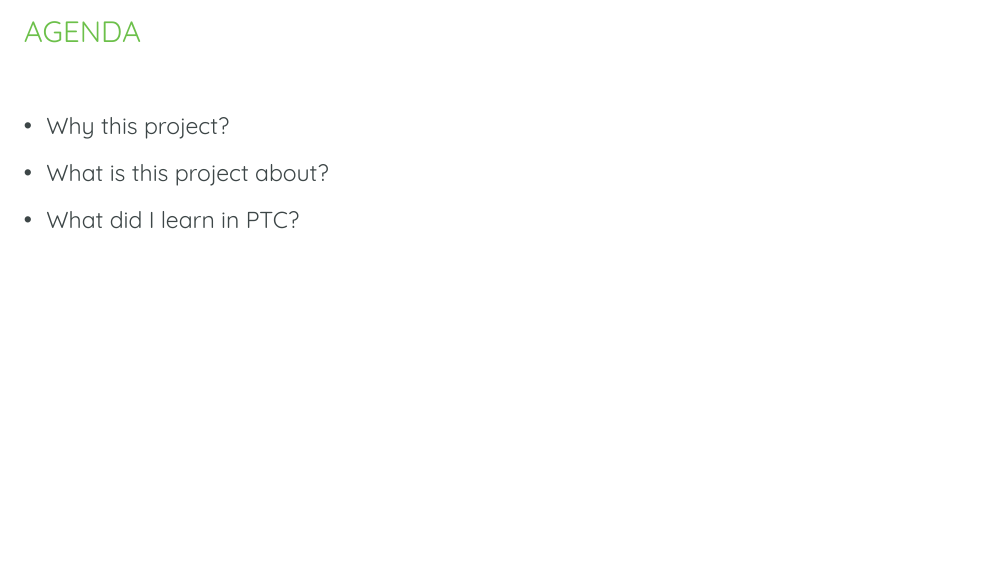
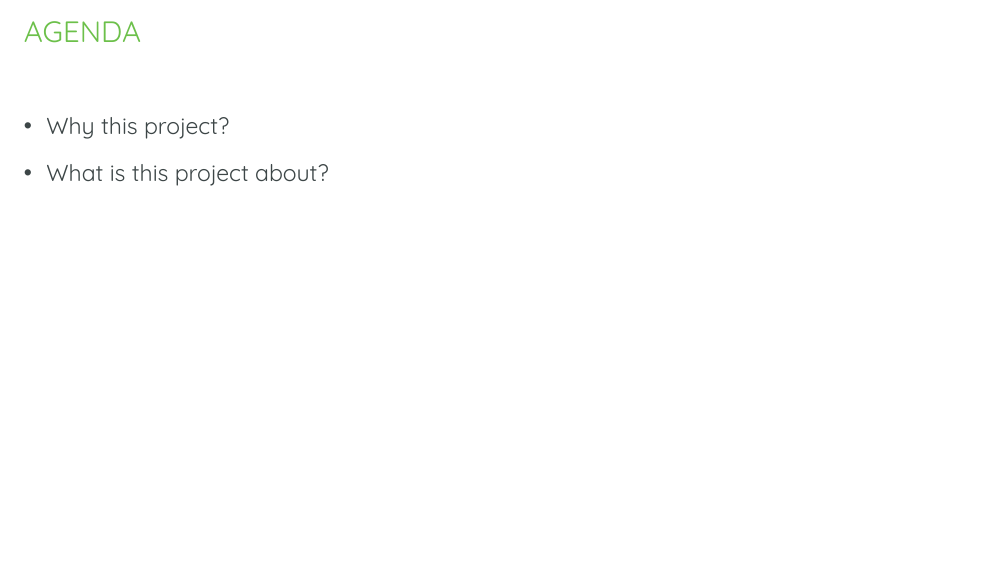
Before and after one commit to gkalidas/Python, a slide deck: slide 2 of MCS_project_sem_III/python_project.pptx. Drawn at 1008x567 pixels with LibreOffice and Linux fonts; fonts in the diff are those of the drawing; background and template pictures are left out. Boxes give left, top, right and bottom in pixels: in the first picture for what was removed or moved away, otherwise in the second. Text is boxed around its words. In the diff, an @@ line names an element or a change of style, - is before the commit and + after.

```diff
--- a/MCS_project_sem_III/python_project.pptx
+++ b/MCS_project_sem_III/python_project.pptx
@@ text at (46,211,299,229): paragraph removed @@
-• What did I learn in PTC?
```
Also in this commit, not shown: 1 other slide changed, 1 slide added, 1 slide removed, 1 other file.
